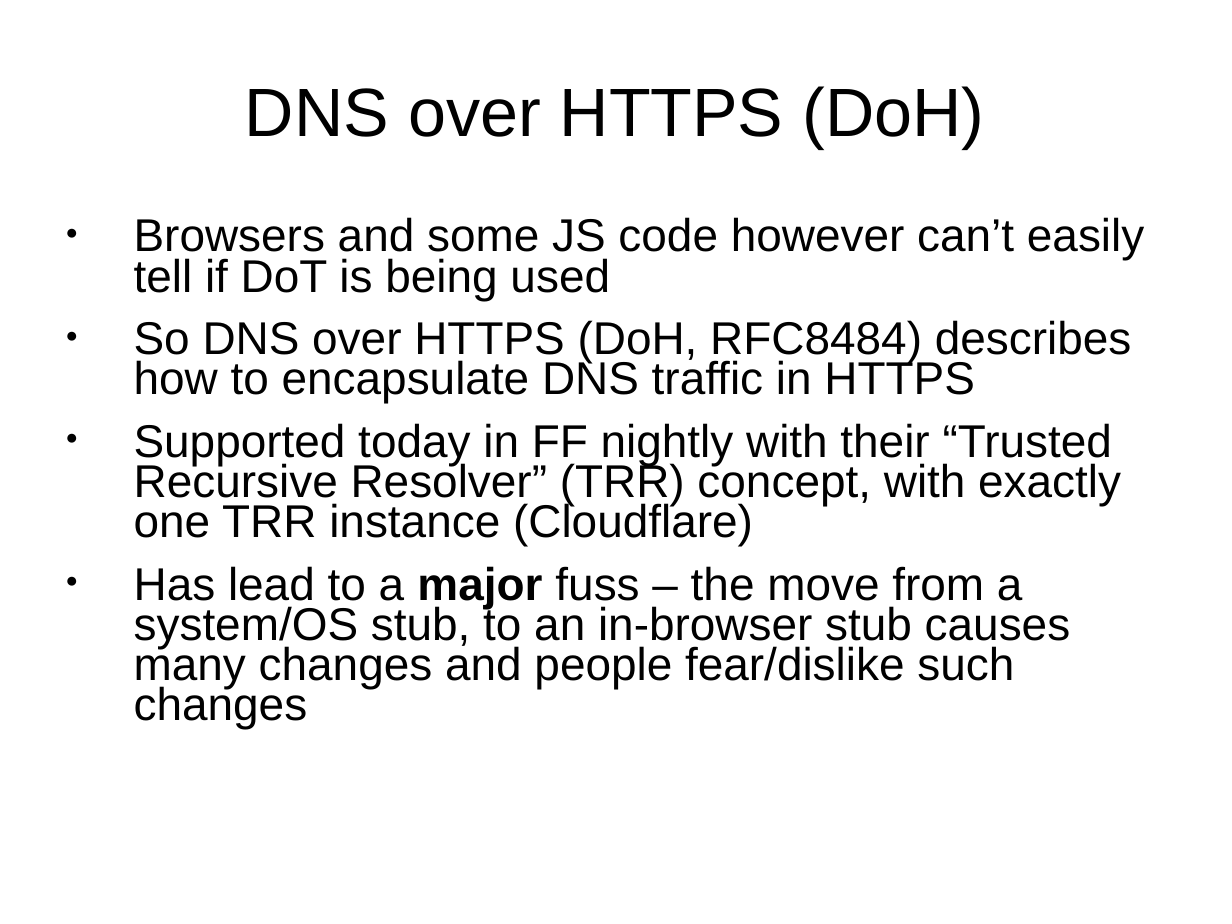
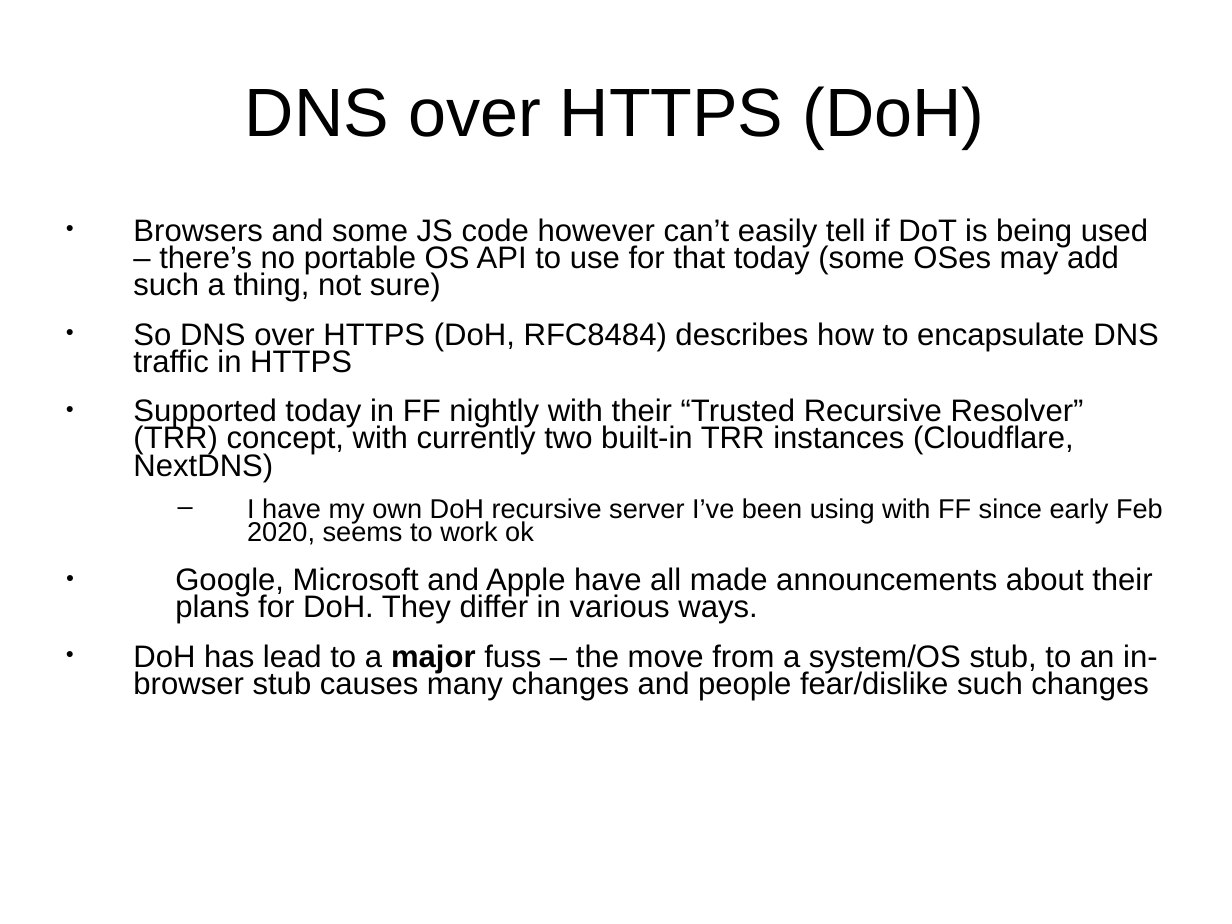
Before and after one commit to sftcd/cs7053, a slide deck: slide 22 of 2016lectures/10-dns.ppt (slide 18 before the commit). Drawn at 1232x924 pixels with LibreOffice and Linux fonts; fonts in the diff are those of the drawing. Boxes give left, top, right and bottom in pixels: in the first picture for what was removed or moved away, otherwise in the second. Text is boxed around its words. In the diff, an @@ line names an element or a change of style, - is before the commit and + after.

```diff
--- a/2016lectures/10-dns.ppt
+++ b/2016lectures/10-dns.ppt
@@ text at [133,218,1148,302]: text changed; size 29.6 to 20 pt @@
-● Browsers and some JS code however can’t easily tell if DoT is being used
+● Browsers and some JS code however can’t easily tell if DoT is being used – there’s no portable OS API to use for that today (some OSes may add such a thing, not sure)
@@ text at [133,322,1159,373]: size 29.6 to 20 pt in "So DNS over HTTPS (DoH, RFC8484) describes ..." @@
@@ text at [133,398,1163,700]: text changed; size 29.6 to 20 pt @@
-● Supported today in FF nightly with their “Trusted Recursive Resolver” (TRR) concept, with exactly one TRR instance (Cloudflare)
-● Has lead to a major fuss – the move from a system/OS stub, to an in-browser stub causes many changes and people fear/dislike such changes
+● Supported today in FF nightly with their “Trusted Recursive Resolver” (TRR) concept, with currently two built-in TRR instances (Cloudflare, NextDNS)
+  – I have my own DoH recursive server I’ve been using with FF since early Feb 2020, seems to work ok
+● Google, Microsoft and Apple have all made announcements about their plans for DoH. They differ in various ways.
+● DoH has lead to a major fuss – the move from a system/OS stub, to an in-browser stub causes many changes and people fear/dislike such changes
```
Also in this commit, not shown: 14 other slides changed, 4 slides added, 2 other files.
